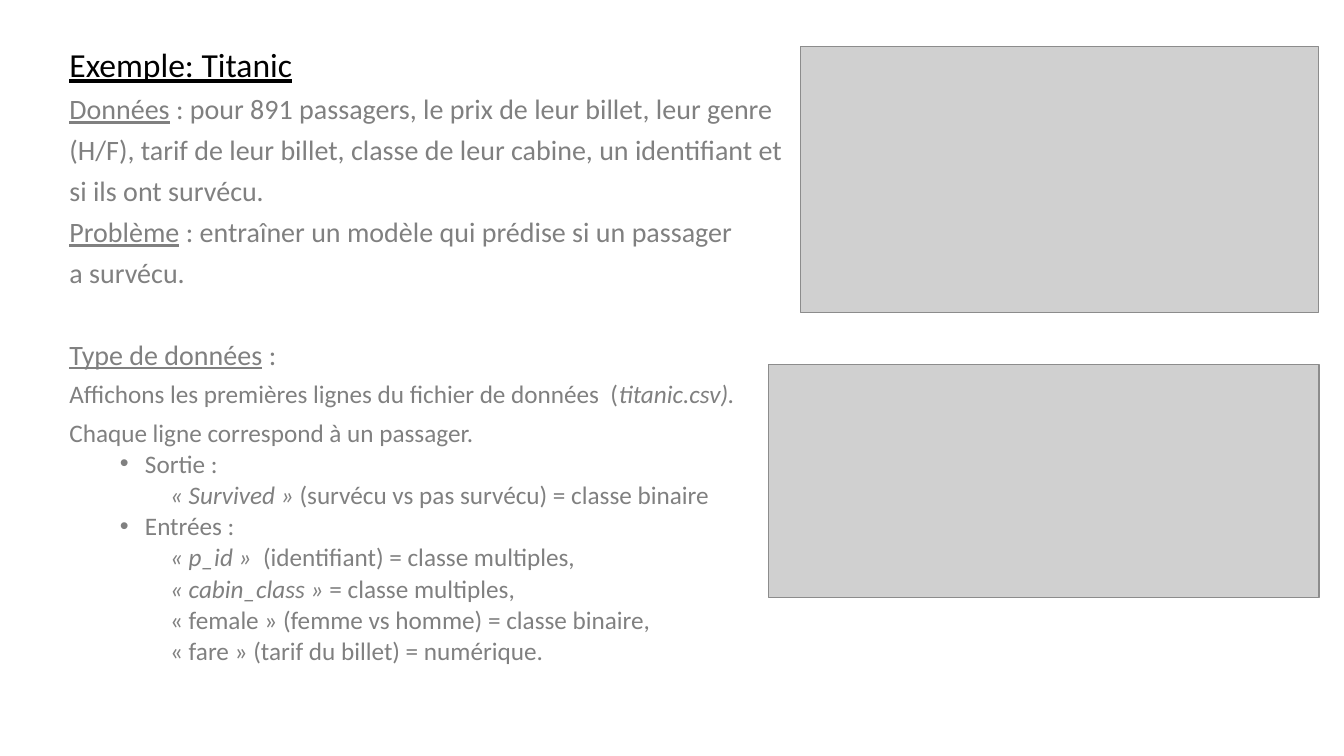
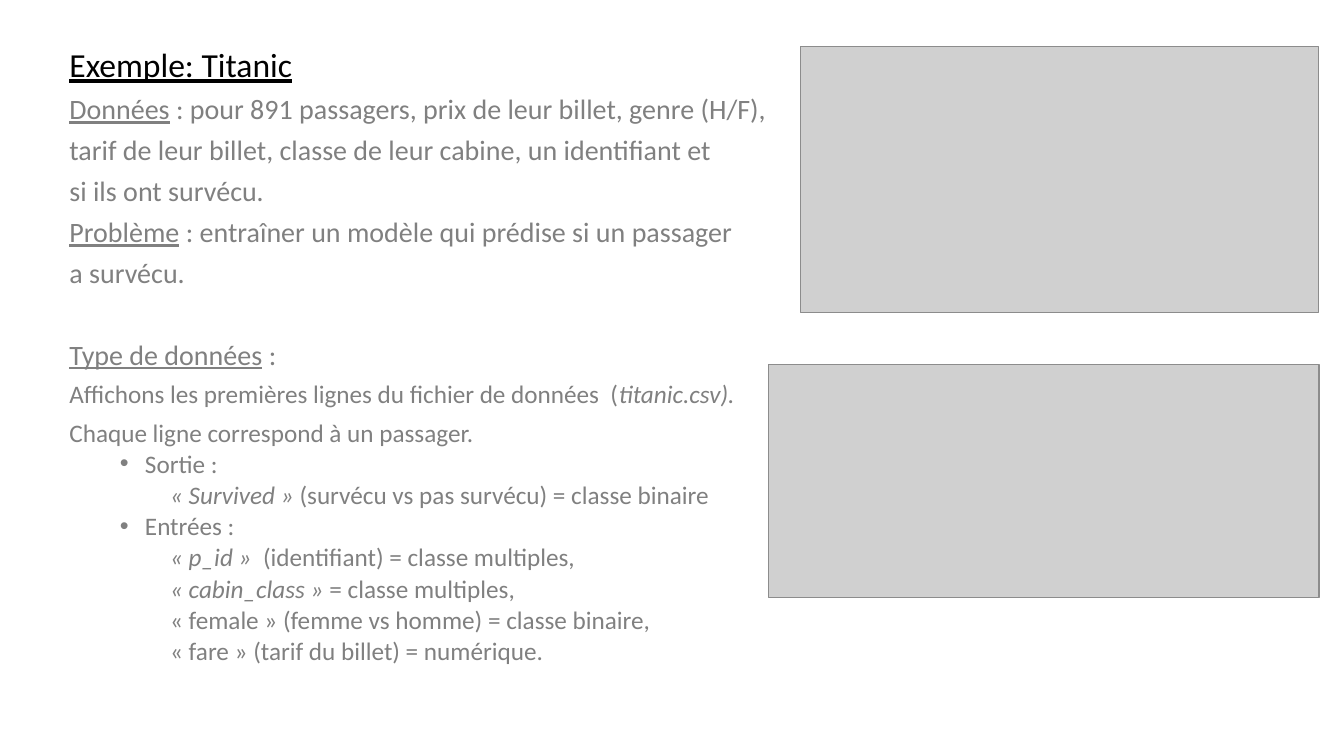
Before and after one commit to jolindien-git/jolindien-git.github.io, a slide deck: slide 29 of Intelligence Artificielle et Analyse de donnees.pptx. Drawn at 1344x756 pixels with LibreOffice and Linux fonts; fonts in the diff are those of the drawing; grey boxes stand for pictures. Boxes give left, top, right and bottom in pixels: in the first picture for what was removed or moved away, otherwise in the second. Text is boxed around its words. In the diff, an @@ line names an element or a change of style, - is before the commit and + after.

```diff
--- a/Intelligence Artificielle et Analyse de donnees.pptx
+++ b/Intelligence Artificielle et Analyse de donnees.pptx
@@ text at (x1=69, y1=99, x2=766, y2=163): text changed @@
-Données : pour 891 passagers, le prix de leur billet, leur genre
-(H/F), tarif de leur billet, classe de leur cabine, un identifiant et
+Données : pour 891 passagers, prix de leur billet, genre (H/F),
+tarif de leur billet, classe de leur cabine, un identifiant et
```
Also in this commit, not shown: 2 other slides changed, 1 slide added, 8 other files.
